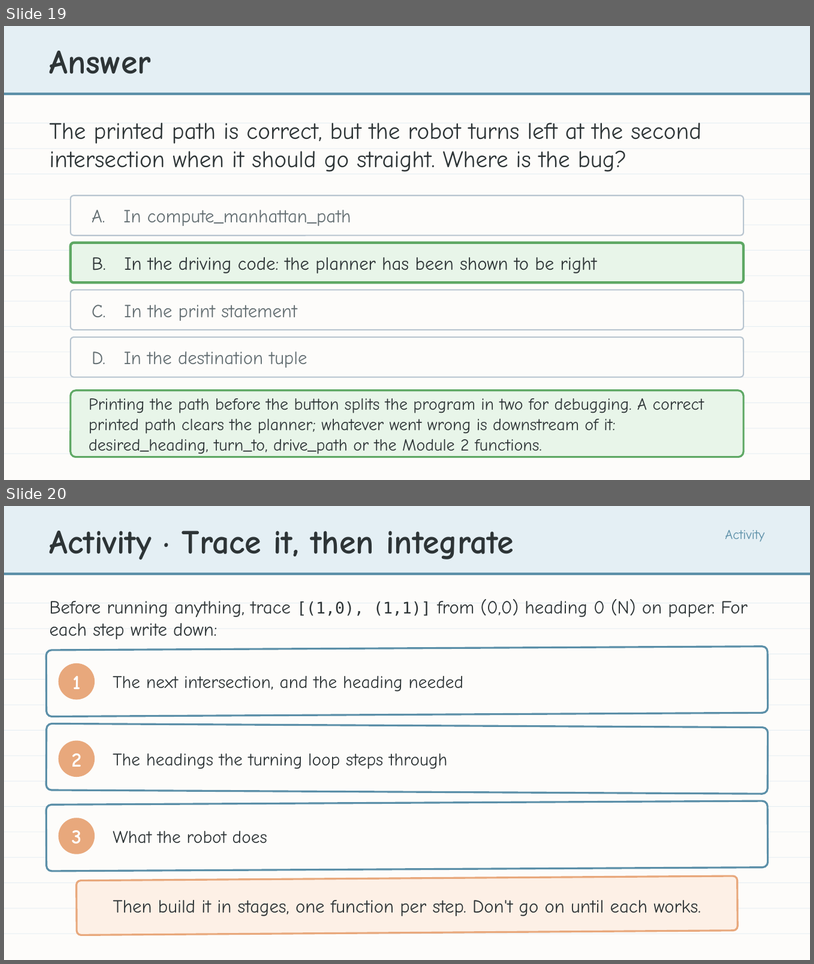
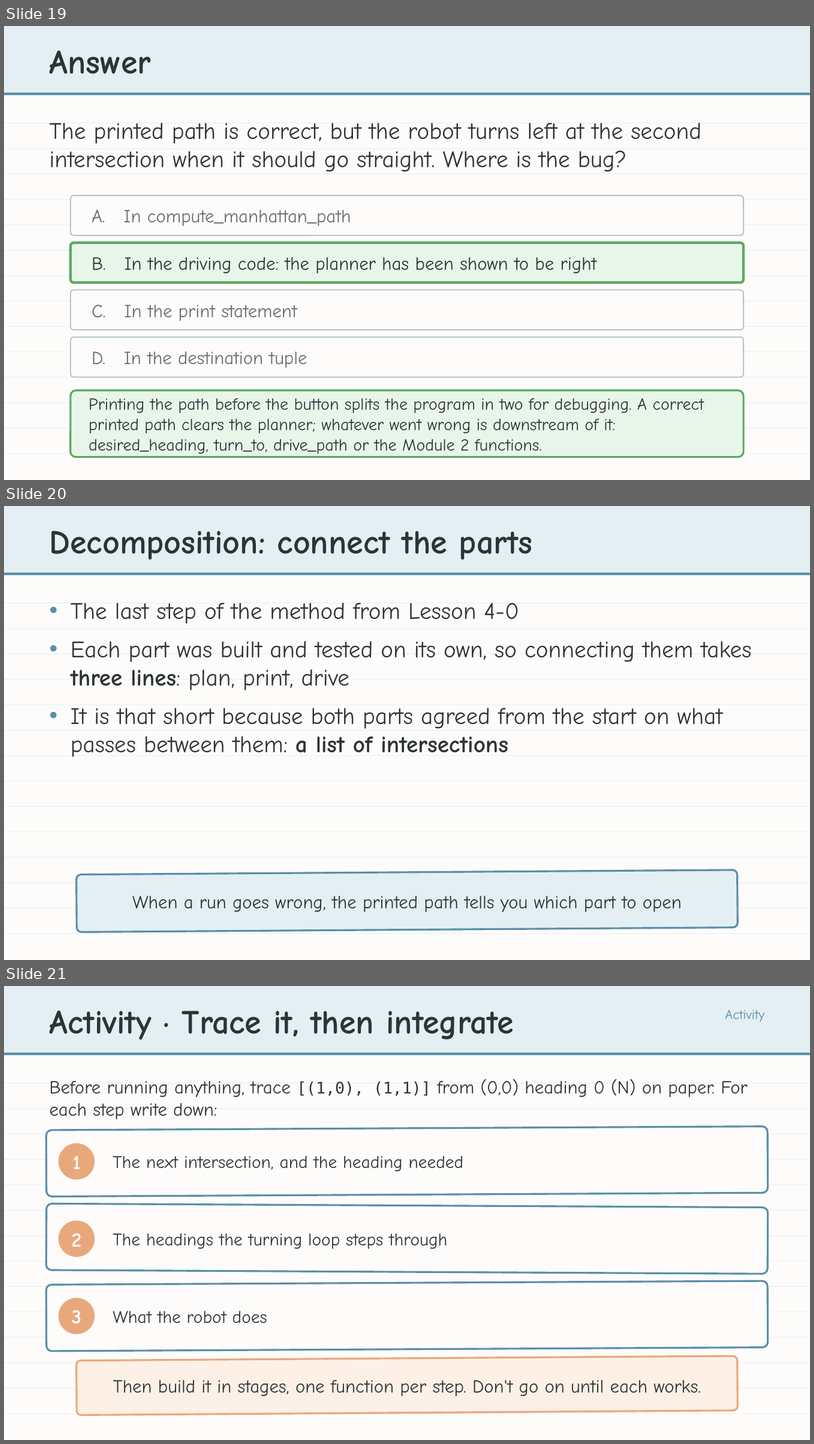
Before and after one commit to bradamiller/LearningPython, a slide deck: static/slides/module-04-manhattan/module-4-lesson-08-driving-the-path.pptx. Shown one above the other, each under a label of ours: slides 19 and 20 before the commit, slides 19, 20 and 21 after it. The pictures are 814x964 and 814x1444 pixels, drawn with LibreOffice and Linux fonts; fonts in the diff are those of the drawing. Boxes give left, top, right and bottom in pixels: in the first picture for what was removed or moved away, otherwise in the second. Text is boxed around its words. In the diff, an @@ line names an element or a change of style, - is before the commit and + after.

```diff
--- a/static/slides/module-04-manhattan/module-4-lesson-08-driving-the-path.pptx
+++ b/static/slides/module-04-manhattan/module-4-lesson-08-driving-the-path.pptx
@@ slide 20 added at bbox=[4, 506, 810, 960], background #FDFCFA @@
@@ rectangle added at bbox=[4, 506, 810, 573], fill #E4EFF4 @@
@@ text added at bbox=[50, 531, 533, 559], 40 pt, text #2D3436, bold @@
+Decomposition: connect the parts
@@ rectangle added at bbox=[4, 573, 810, 575], fill #5B8FA8 @@
@@ rectangle added at bbox=[4, 603, 810, 603], fill #E6EEF3 @@
@@ text added at bbox=[71, 603, 752, 757], 28 pt, text #2D3436 @@
+• The last step of the method from Lesson 4-0
+• Each part was built and tested on its own, so connecting them takes three lines: plan, print, drive
+• It is that short because both parts agreed from the start on what passes between them: a list of intersections
@@ rectangle added at bbox=[4, 628, 810, 629], fill #E6EEF3 @@
@@ rectangle added at bbox=[4, 654, 810, 654], fill #E6EEF3 @@
@@ rectangle added at bbox=[4, 679, 810, 679], fill #E6EEF3 @@
@@ rectangle added at bbox=[4, 705, 810, 705], fill #E6EEF3 @@
@@ rectangle added at bbox=[4, 730, 810, 730], fill #E6EEF3 @@
@@ rectangle added at bbox=[4, 755, 810, 756], fill #E6EEF3 @@
@@ rectangle added at bbox=[4, 781, 810, 781], fill #E6EEF3 @@
@@ rectangle added at bbox=[4, 806, 810, 807], fill #E6EEF3 @@
@@ rectangle added at bbox=[4, 831, 810, 832], fill #E6EEF3 @@
@@ rectangle added at bbox=[4, 857, 810, 858], fill #E6EEF3 @@
@@ rectangle added at bbox=[4, 882, 810, 883], fill #E6EEF3 @@
@@ rounded rectangle added at bbox=[77, 870, 738, 932], fill #E4EFF4, outline #5B8FA8 2.25 pt @@
@@ text added at bbox=[132, 895, 682, 912], 22 pt, text #2D3436 @@
+When a run goes wrong, the printed path tells you which part to open
@@ rectangle added at bbox=[4, 907, 810, 908], fill #E6EEF3 @@
@@ rectangle added at bbox=[4, 933, 810, 934], fill #E6EEF3 @@
@@ what was slide 20 is now slide 21 @@
```
Also in this commit, not shown: 20 other files.
